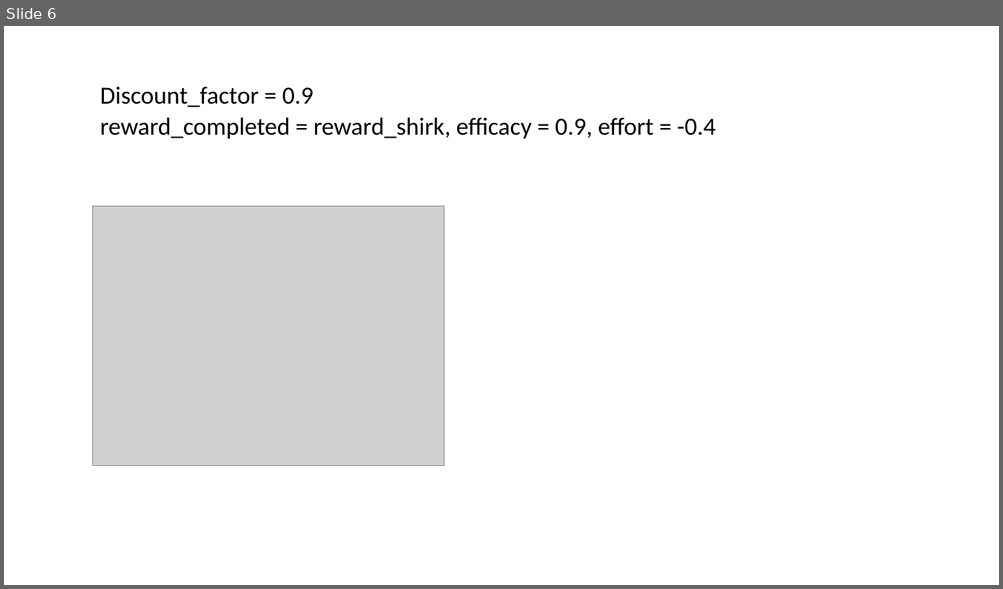
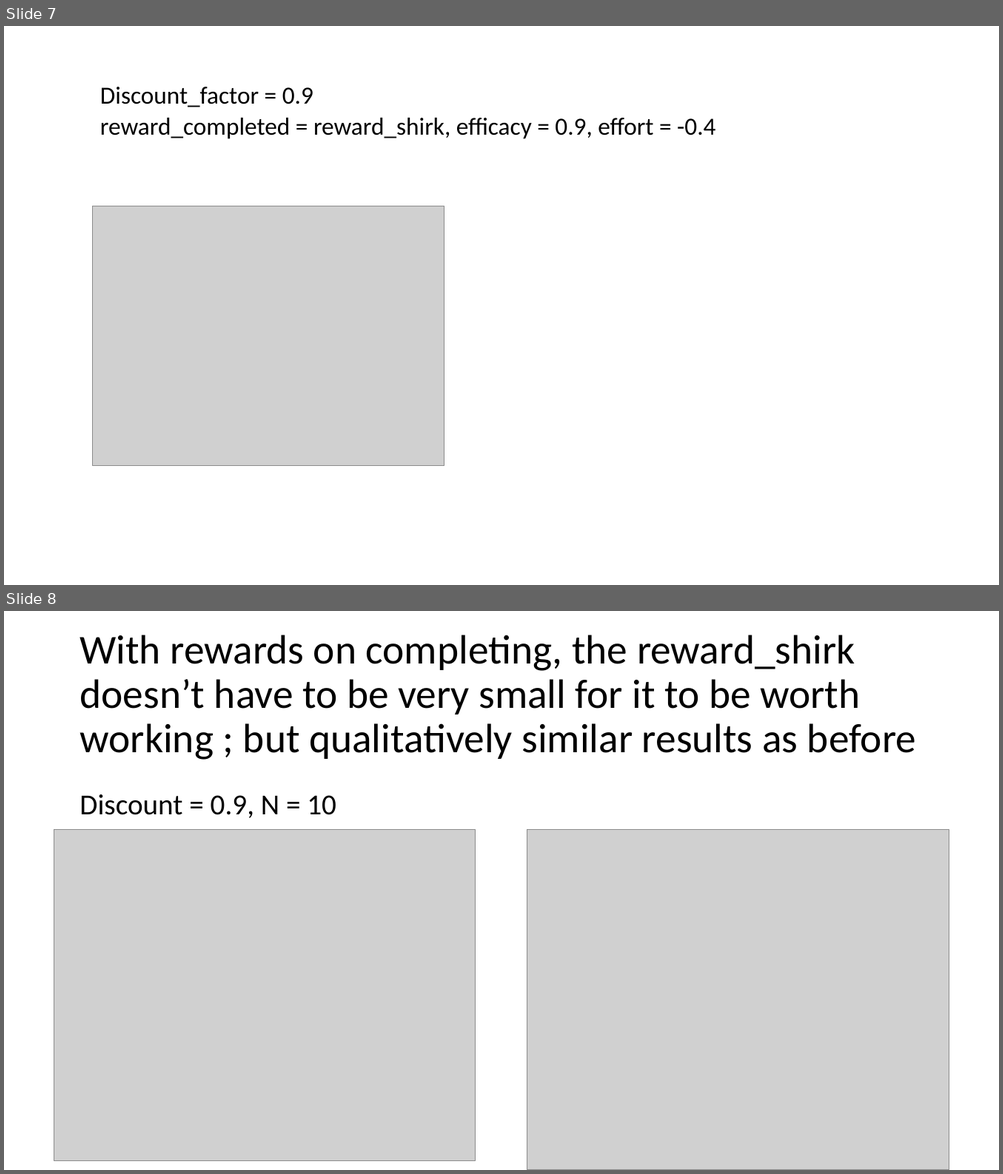
Before and after one commit to awebb-nz/procrastination_code, a slide deck: results and plots/Presentation1.pptx. Shown one above the other, each under a label of ours: slide 6 before the commit, slides 7 and 8 after it. The pictures are 1003x589 and 1003x1174 pixels, drawn with LibreOffice and Linux fonts; fonts in the diff are those of the drawing; grey boxes stand for pictures. Boxes give left, top, right and bottom in pixels: in the first picture for what was removed or moved away, otherwise in the second. Text is boxed around its words. In the diff, an @@ line names an element or a change of style, - is before the commit and + after.

```diff
--- a/results and plots/Presentation1.pptx
+++ b/results and plots/Presentation1.pptx
@@ slide 8 added at (4,611,999,1170), background #FFFFFF @@
@@ title added at (79,635,916,760), 39.6 pt, text #000000 @@
+With rewards on completing, the reward_shirk doesn’t have to be very small for it to be worth working ; but qualitatively similar results as before
@@ text added at (79,795,336,818), 28 pt, text #000000 @@
+Discount = 0.9, N = 10
@@ picture added at (54,829,475,1161) @@
@@ picture added at (527,829,948,1170) @@
@@ what was slide 6 is now slide 7 @@
```
Also in this commit, not shown: 4 other slides added, 1 other file.
